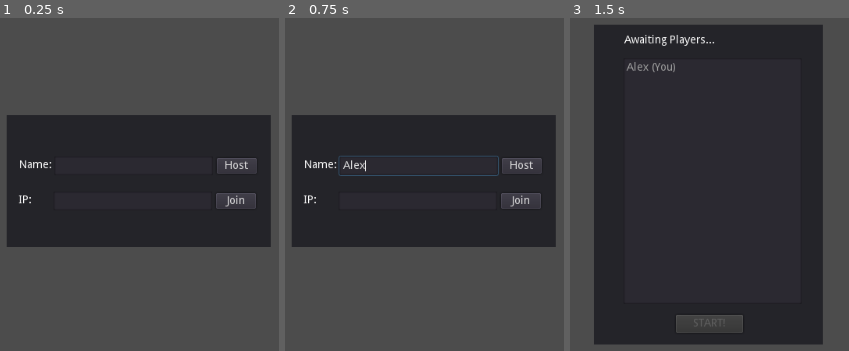
Above: before the commit, frames 1-3 (left to right).
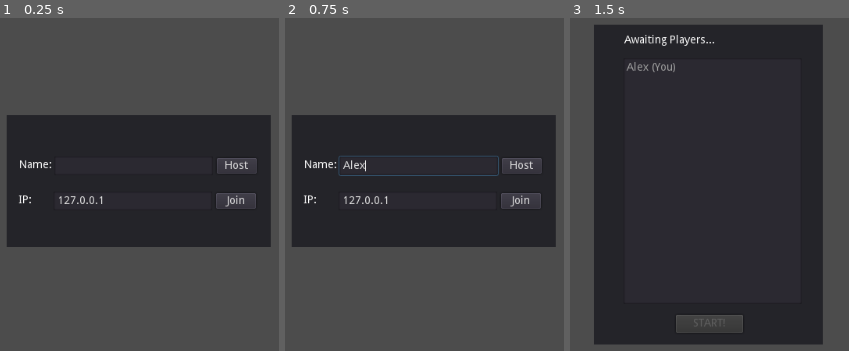
Above: after the commit, the same moments.

Repository: ValorZard/Second_Test_Ignore_More
Game: Godot game, scene res://Scenes/ServerMenu.tscn
The game is run twice, just before and just after one commit, with the same random seed, the same clock (stepped at 60 frames per second) and the same inputs. The engine's default icon, where the game draws it, is replaced by a stand-in: a white triangle on a blue panel in a dark square.
Inputs (mouse positions are in pixels of both pictures, inside the frame that each line leads up to):
- Up to frame 1 (0.25 s): no input
- Up to frame 2 (0.75 s): click (418, 164) at 0.52 s; type "Alex" at 0.6 s
- Up to frame 3 (1.5 s): click "Host" at 1.25 s

The runs differ from the first frame. In frame 1, 0.2% of the frame differs, in the area x 21-37%, y 53-56%; in frame 2, 0.2%; in frame 3, nothing differs.

Commit message:
WE GOT MULTIPLAYER WORKING BOYOS
its horribly desynced but it works

Diff:
--- a/Scripts/Level.gd
+++ b/Scripts/Level.gd
@@ -16,8 +16,6 @@
 		player.add_to_group("Hittable")
 	for enemy in get_node("Enemies").get_children():
 		enemy.add_to_group("Hittable")
-	for platform in get_node("Platforms").get_children():
-		platform.add_to_group("Hittable")
 
 # Called every frame. 'delta' is the elapsed time since the previous frame.
 func _process(delta):
--- a/Scripts/ServerMenu.gd
+++ b/Scripts/ServerMenu.gd
@@ -21,6 +21,9 @@
 	else:
 		var desktop_path = OS.get_system_dir(0).replace("\\", "/").split("/")
 		get_node("Login/EnterName").text = desktop_path[desktop_path.size() - 2]
+
+	# Set IP address to default, home
+	get_node("Login/EnterAddress").text = "127.0.0.1"
 	pass # Replace with function body.
 
 
Not shown, changed: Builds/Second_Test_Ignore_More.exe
